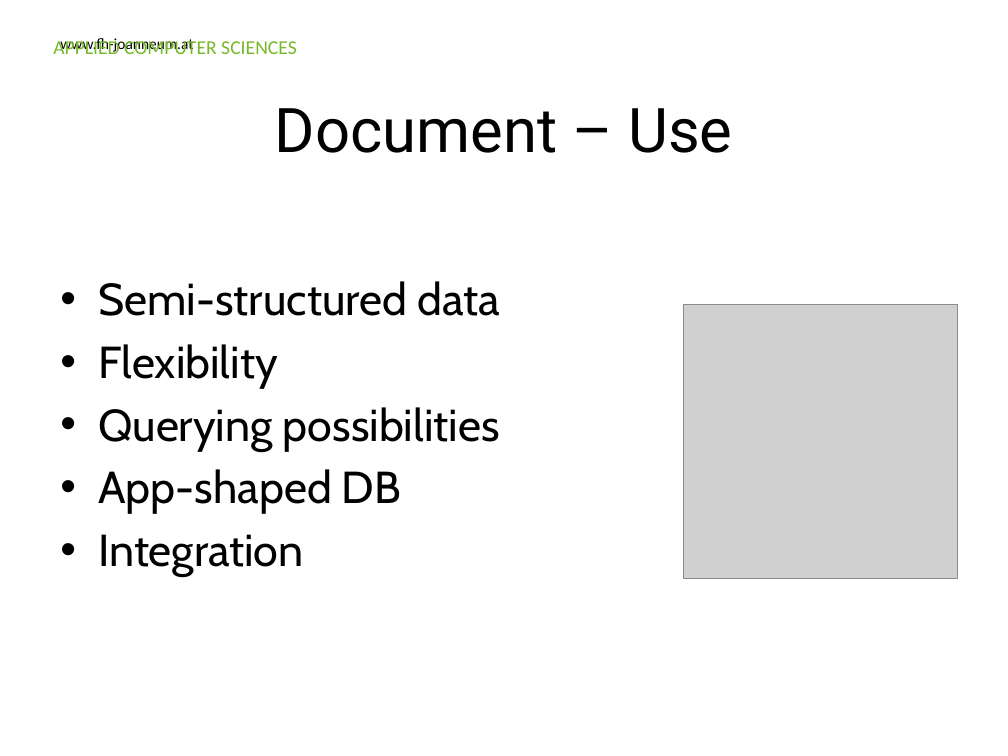
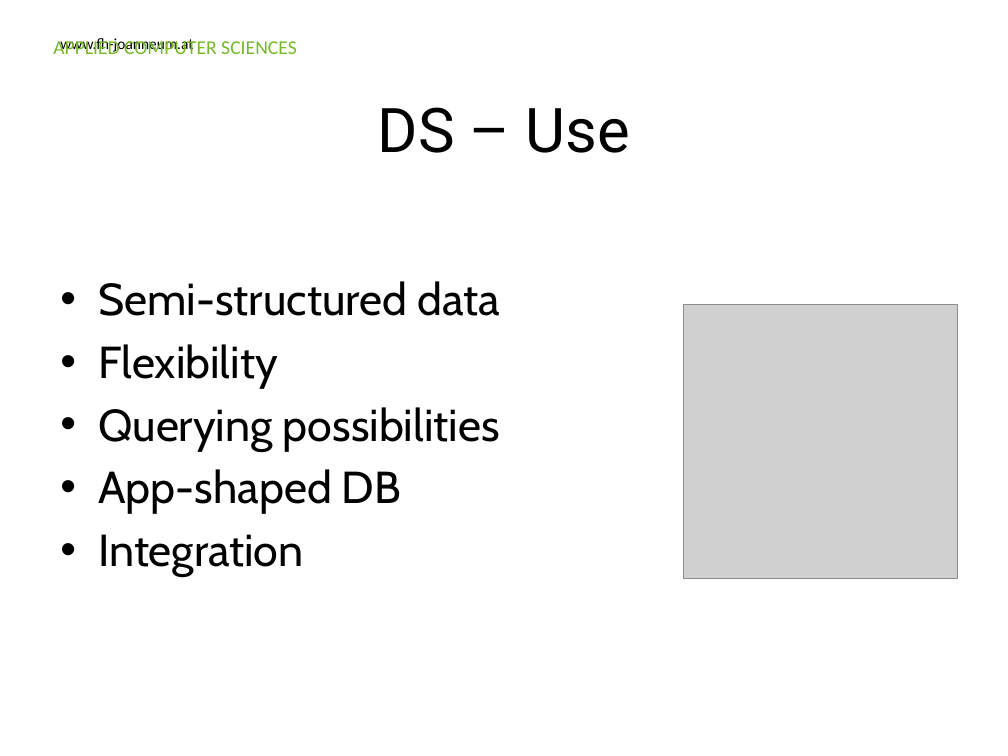
Before and after one commit to Ravenlord/guest-lecture-nosql, a slide deck: slide 32 of Presentation/FHJ_guest_lecture_nosql.pptx. Drawn at 1008x756 pixels with LibreOffice and Linux fonts; fonts in the diff are those of the drawing; grey boxes stand for pictures; background and template pictures are left out. Boxes give left, top, right and bottom in pixels: in the first picture for what was removed or moved away, otherwise in the second. Text is boxed around its words. In the diff, an @@ line names an element or a change of style, - is before the commit and + after.

```diff
--- a/Presentation/FHJ_guest_lecture_nosql.pptx
+++ b/Presentation/FHJ_guest_lecture_nosql.pptx
@@ title at (378, 107, 630, 153): text changed @@
-Document – Use
+DS – Use
```
Also in this commit, not shown: 8 other slides changed, 11 slides added, 2 slides removed.
